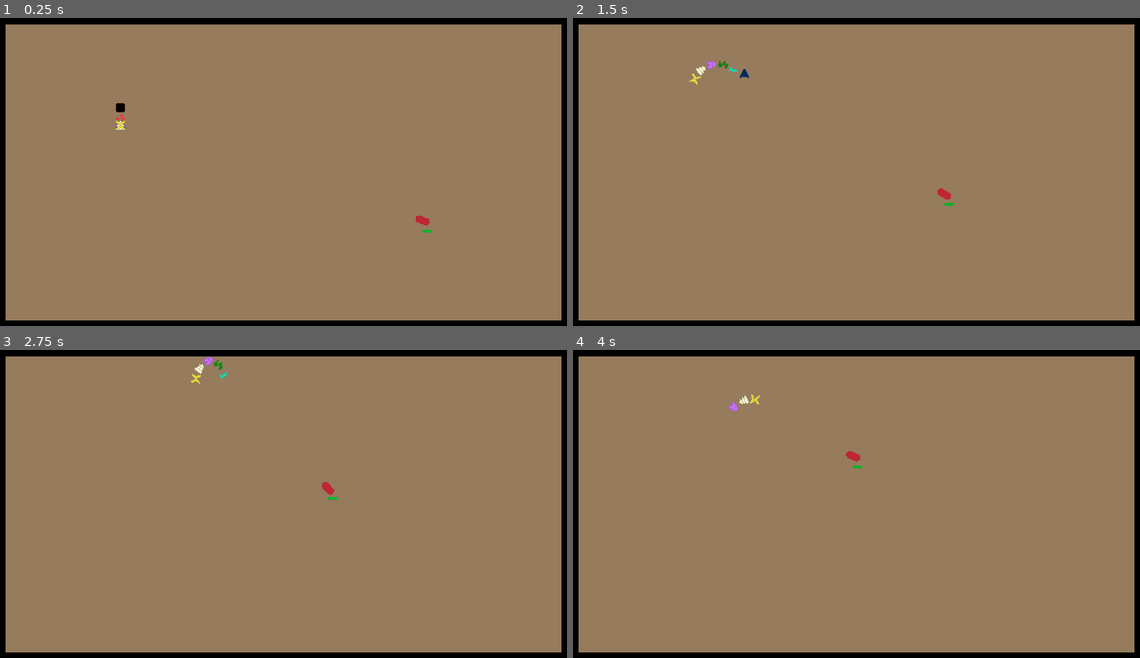
Above: before the commit, frames 1-4 (two rows, left to right).
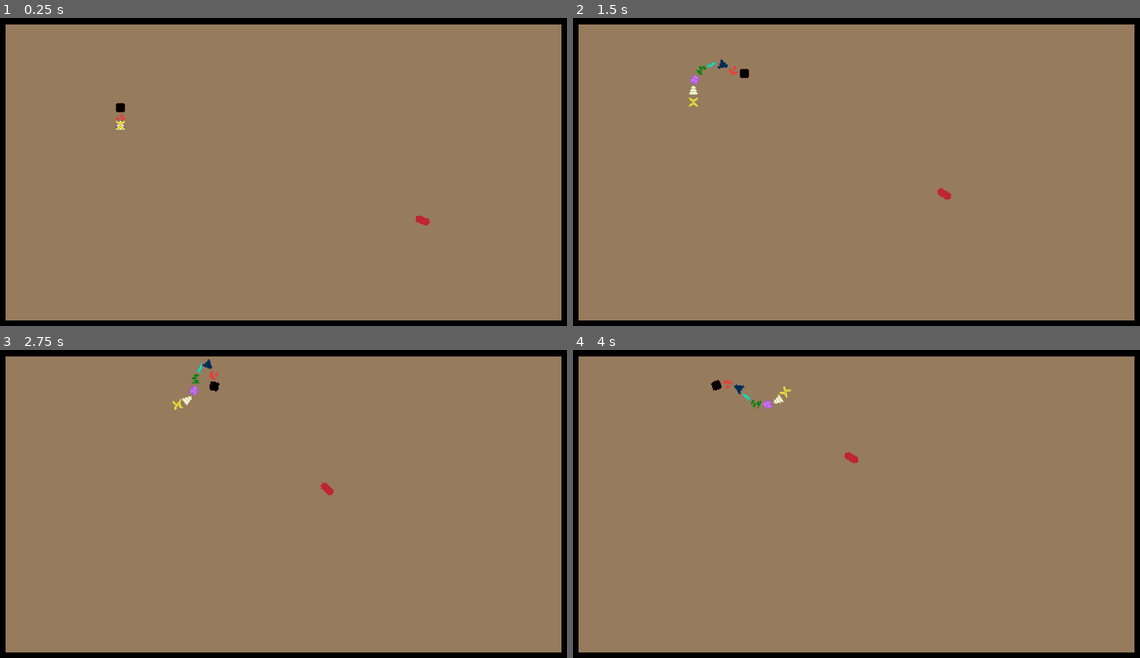
Above: after the commit, the same moments.

Repository: TDQ2/snake
Game: Godot game, scene res://Scenes/Level.tscn
Two runs of this game, one before a commit and one after it. Both use one fixed random seed, a clock stepped at 60 frames per second and the inputs below.
Inputs:
- Up to frame 1 (0.25 s): no input
- Up to frame 2 (1.5 s): hold D (right) 0.53-1.28 s; tap Q (test) at 0.6, 1.35 s; hold A (left) from 1.28 s (still down)
- Up to frame 3 (2.75 s): release A (left) at 2.03 s; hold D (right) from 2.03 s (still down); tap Q (test) at 2.1 s
- Up to frame 4 (4 s): tap Q (test) at 2.85, 3.6 s; release D (right) at 3.53 s; hold A (left) from 3.53 s (still down)

The runs differ from the first frame. In frame 1, less than 0.1% of the frame differs, in the area x 74-77%, y 68-70%; in frame 2, 0.3%; in frame 3, 0.4%; in frame 4, 0.4%, in the area x 24-51%, y 9-39%.

Commit message:
Initial health system complete

Diff:
--- a/Scenes/Bases/enemy.tscn
+++ b/Scenes/Bases/enemy.tscn
@@ -11,10 +11,6 @@
 [node name="Sprite2D" type="Sprite2D" parent="."]
 
 [node name="HealthBar" parent="." instance=ExtResource("2_x0h1i")]
-offset_left = -5.0
-offset_top = -10.0
-offset_right = 5.0
-offset_bottom = -7.0
 
 [connection signal="area_entered" from="." to="." method="_on_area_entered"]
 [connection signal="body_entered" from="." to="." method="_on_body_entered"]
--- a/Scenes/Bases/segment.tscn
+++ b/Scenes/Bases/segment.tscn
@@ -1,6 +1,7 @@
-[gd_scene load_steps=2 format=3 uid="uid://cvk7gosetyfup"]
+[gd_scene load_steps=3 format=3 uid="uid://cvk7gosetyfup"]
 
 [ext_resource type="Script" uid="uid://bq11ar1nppsn0" path="res://Scripts/Bases/segment.gd" id="1_5o1ws"]
+[ext_resource type="PackedScene" uid="uid://336plj13jl4k" path="res://Scenes/health_bar.tscn" id="2_13hqj"]
 
 [node name="Segment" type="Area2D" groups=["segment"]]
 collision_layer = 2
@@ -9,5 +10,7 @@
 
 [node name="Sprite2D" type="Sprite2D" parent="."]
 
+[node name="HealthBar" parent="." instance=ExtResource("2_13hqj")]
+
 [connection signal="area_entered" from="." to="." method="_on_area_entered"]
 [connection signal="body_entered" from="." to="." method="_on_body_entered"]
--- /dev/null
+++ b/Scenes/Children/black_heavy_segment.gd
@@ -0,0 +1 @@
+extends Segment
--- a/Scenes/Children/black_heavy_segment.tscn
+++ b/Scenes/Children/black_heavy_segment.tscn
@@ -1,12 +1,14 @@
-[gd_scene load_steps=4 format=3 uid="uid://cee0kdesuvr5j"]
+[gd_scene load_steps=5 format=3 uid="uid://cee0kdesuvr5j"]
 
 [ext_resource type="PackedScene" uid="uid://cvk7gosetyfup" path="res://Scenes/Bases/segment.tscn" id="1_fh3g0"]
+[ext_resource type="Script" uid="uid://dhaqw3je54mly" path="res://Scenes/Children/black_heavy_segment.gd" id="2_5m7d2"]
 [ext_resource type="Texture2D" uid="uid://i48flm0ulr16" path="res://Sprites/Player/black-heavy.png" id="2_iile4"]
 
 [sub_resource type="RectangleShape2D" id="RectangleShape2D_5m7d2"]
 size = Vector2(10, 10)
 
 [node name="BlackHeavySegment" instance=ExtResource("1_fh3g0")]
+script = ExtResource("2_5m7d2")
 
 [node name="Sprite2D" parent="." index="0"]
 texture = ExtResource("2_iile4")
--- a/Scenes/health_bar.tscn
+++ b/Scenes/health_bar.tscn
@@ -1,20 +1,28 @@
-[gd_scene load_steps=4 format=3 uid="uid://cl8gidfqxsewl"]
+[gd_scene load_steps=4 format=3 uid="uid://336plj13jl4k"]
 
-[ext_resource type="Script" uid="uid://bvcbwn062muoi" path="res://Scripts/health_bar.gd" id="1_78m4n"]
+[ext_resource type="Script" uid="uid://dufi1x0j67cjj" path="res://Scripts/health_bar.gd" id="1_78m4n"]
 
-[sub_resource type="StyleBoxFlat" id="StyleBoxFlat_dl3mn"]
-bg_color = Color(0.8201317, 0.014737203, 5.7756904e-07, 1)
+[sub_resource type="StyleBoxFlat" id="StyleBoxFlat_m34ix"]
+bg_color = Color(0.8784314, 0.14117648, 0.015686275, 1)
+corner_detail = 1
 
-[sub_resource type="StyleBoxFlat" id="StyleBoxFlat_78m4n"]
-bg_color = Color(0, 0.7037137, 0.16073492, 1)
+[sub_resource type="StyleBoxFlat" id="StyleBoxFlat_qay8w"]
+bg_color = Color(0.05738639, 0.55275995, 1.92523e-07, 1)
+corner_detail = 1
 
-[node name="HealthBar" type="ProgressBar"]
-custom_minimum_size = Vector2(10, 3)
+[node name="HealthBar" type="Node2D"]
+script = ExtResource("1_78m4n")
+
+[node name="ProgressBar" type="ProgressBar" parent="."]
+custom_minimum_size = Vector2(10, 0)
 offset_right = 10.0
-offset_bottom = 4.0
-theme_override_styles/background = SubResource("StyleBoxFlat_dl3mn")
-theme_override_styles/fill = SubResource("StyleBoxFlat_78m4n")
+offset_bottom = 2.0
+theme_override_styles/background = SubResource("StyleBoxFlat_m34ix")
+theme_override_styles/fill = SubResource("StyleBoxFlat_qay8w")
 max_value = 1.0
 value = 1.0
 show_percentage = false
-script = ExtResource("1_78m4n")
+
+[node name="VisibleTimer" type="Timer" parent="."]
+
+[connection signal="timeout" from="VisibleTimer" to="." method="_on_visible_timer_timeout"]
--- a/Scripts/Bases/enemy.gd
+++ b/Scripts/Bases/enemy.gd
@@ -2,7 +2,6 @@
 class_name Enemy
 
 @onready var player := Game.player
-@onready var health_bar := $HealthBar
 
 # Movement config
 @export var speed := 50.0
@@ -17,6 +16,10 @@
 var chase_velocity: Vector2
 var knockback_velocity := Vector2.ZERO
 
+# Game Stats
+var max_health := 100
+var curr_health := 100.0
+
 func _physics_process(delta: float) -> void:
 	direction = (player.head.global_position - global_position).normalized()
 	look_at(player.head.global_position)
@@ -25,9 +28,9 @@
 	knockback_velocity = knockback_velocity.move_toward(Vector2.ZERO, knockback_decay * delta)
 
 func _on_area_entered(area: Area2D) -> void:
-	print("hit player")
 	if area.is_in_group("segment"):
 		_apply_knockback((global_position - area.global_position).normalized())
+		_take_damage(10)
 
 func _apply_knockback(knockback_dir: Vector2) -> void:
 	knockback_direction = knockback_dir
@@ -38,3 +41,15 @@
 		_apply_knockback(direction.reflect(Vector2.UP))
 	elif body.is_in_group("vertical_wall"):
 		_apply_knockback(direction.reflect(Vector2.RIGHT))
+
+func _take_damage(amount: float) -> void:
+	curr_health -= amount
+	if(curr_health <= 0):
+		_died()
+		return
+	$HealthBar/ProgressBar.value = curr_health / max_health
+	if "show_health" in $HealthBar:
+		$HealthBar.show_health()
+
+func _died() -> void:
+	call_deferred("queue_free")
--- a/Scripts/Bases/segment.gd
+++ b/Scripts/Bases/segment.gd
@@ -1,12 +1,17 @@
 extends Node2D
 class_name Segment
 
+signal horizontal_bounce
+signal vertical_bounce
+signal died(segment: Segment)
+
+# Player management
 var is_dead := false
 var is_head := false
-var health := 100.0
 
-signal horizontal_bounce
-signal vertical_bounce
+# Game Stats
+var max_health := 100.0
+var curr_health := 100.0
 
 func _on_body_entered(body: Node2D) -> void:
 	if is_head:
@@ -15,12 +20,14 @@
 		elif body.is_in_group("vertical_wall"):
 			emit_signal("vertical_bounce")
 
-
 func _on_area_entered(area: Area2D) -> void:
-	print(area)
 	if area.is_in_group("enemies"):
-		_take_damage(10.0)
+		_take_damage(20.0)
 
 func _take_damage(amount: float) -> void:
-	health -= amount
-	print(health)
+	curr_health -= amount
+	if curr_health <= 0:
+		emit_signal("died", self)
+		return
+	$HealthBar/ProgressBar.value = curr_health / max_health
+	$HealthBar.show_health()
--- a/Scripts/health_bar.gd
+++ b/Scripts/health_bar.gd
@@ -1,5 +1,15 @@
-extends ProgressBar
+extends Node2D
+
+func _ready() -> void:
+	visible = false
 
 func _physics_process(_delta: float) -> void:
-	rotation = -get_parent().rotation
-	global_position = get_parent().global_position - Vector2(0, -10)
+	global_rotation = 0
+	global_position = get_parent().global_position + Vector2(-5.0, -10.0)
+
+func show_health(duration: float = 1.0) -> void:
+	visible = true
+	$VisibleTimer.start(duration)
+
+func _on_visible_timer_timeout() -> void:
+	visible = false
--- a/Scripts/player.gd
+++ b/Scripts/player.gd
@@ -49,6 +49,7 @@
 		add_child(segment)
 		segment.connect("horizontal_bounce", horizontal_bounce)
 		segment.connect("vertical_bounce", vertical_bounce)
+		segment.connect("died", kill_segment)
 	head = segments[0]
 	segments[0].is_head = true
 
@@ -56,8 +57,8 @@
 	path.fill(Vector2.ZERO)
 
 func _physics_process(delta: float) -> void:
-	if Input.is_action_just_pressed("test"):
-		kill_segment(0)
+	#if Input.is_action_just_pressed("test"):
+		#kill_segment(0)
 
 	_update_head()
 	_handle_movement_input()
@@ -76,7 +77,7 @@
 		direction = direction.rotated(-rotation_speed)
 	elif Input.is_action_pressed("right"):
 		direction = direction.rotated(rotation_speed)
-	head.rotation = direction.angle()
+	head.rotation = direction.angle() + PI / 2
 
 func _update_path(curr_head: Segment) -> void:
 	last_recorded_position = curr_head.position
@@ -99,13 +100,13 @@
 				segment.look_at(path[curr_segment_next_idx] + position)
 				segment.rotation += PI / 2
 
-func kill_segment(idx: int) -> void:
-	var segment = segments[idx]
+func kill_segment(segment: Segment) -> void:
+	var idx = segments.find(segment)
+	assert(idx >= 0 and idx <segments.size())
 	for i in range(idx + 1, segments.size()):
 		segments[i].position = segments[i - 1].position
 	segments.remove_at(idx)
 	segment.queue_free()
-
 
 
 #Signal handlers
Not shown: 1 places in Scenes/Bases/enemy.tscn that only renumber resources
Not shown, added: Scenes/Children/black_heavy_segment.gd.uid
Not shown, changed: Scripts/health_bar.gd.uid
